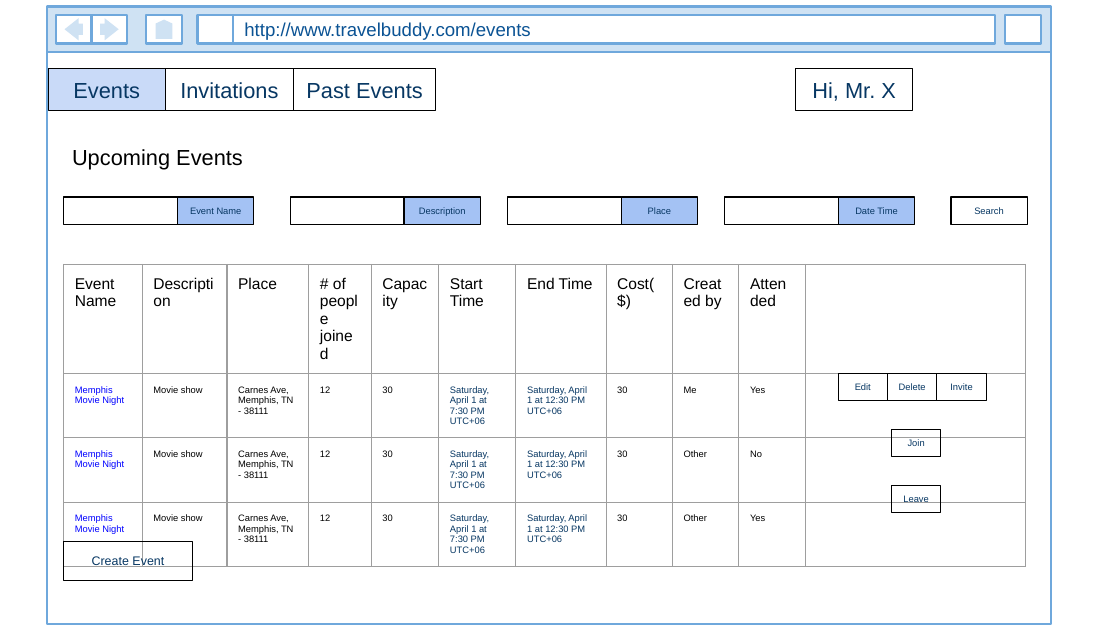
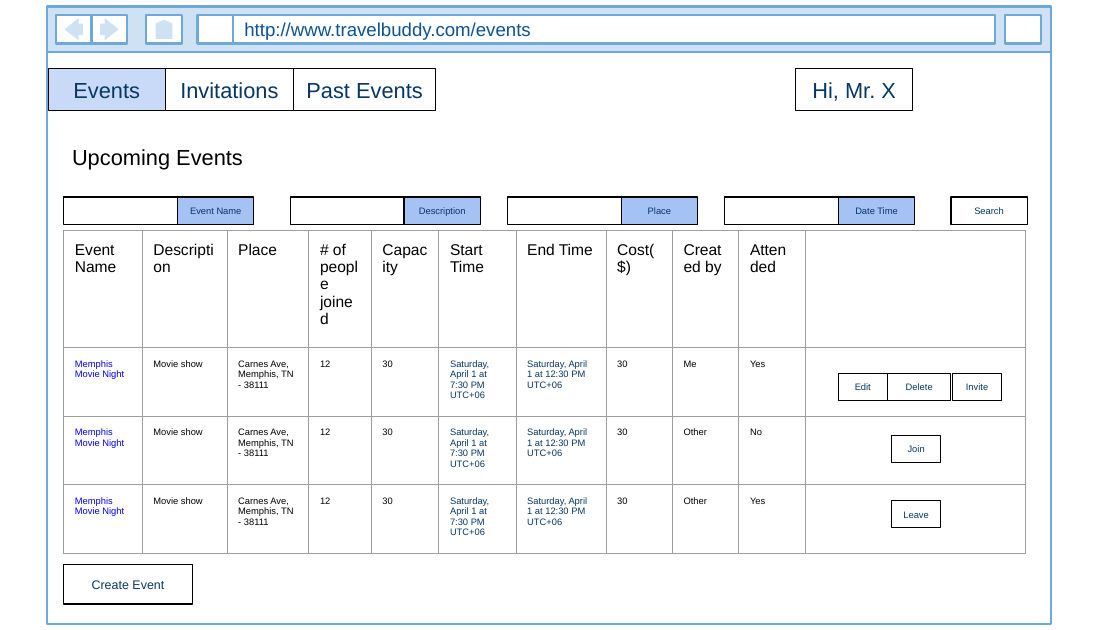
Before and after one commit to kauser-cse-buet/TravelWithBuddy, a slide deck: slide 4 of misc/user_interface_designs.pptx (slide 8 before the commit). Drawn at 1120x630 pixels with LibreOffice and Linux fonts; fonts in the diff are those of the drawing. Boxes give left, top, right and bottom in pixels: in the first picture for what was removed or moved away, otherwise in the second. Text is boxed around its words. In the diff, an @@ line names an element or a change of style, - is before the commit and + after.

```diff
--- a/misc/user_interface_designs.pptx
+++ b/misc/user_interface_designs.pptx
@@ table: place and size @@
-table at (64, 264, 1025, 630)
+table at (64, 230, 1025, 553)
@@ rectangle "Delete": place and size @@
-rectangle "Delete" at (887, 373, 936, 400)
+rectangle "Delete" at (887, 373, 951, 400)
@@ rectangle "Invite": place and size @@
-rectangle "Invite" at (936, 373, 986, 400)
+rectangle "Invite" at (952, 373, 1001, 400)
@@ rectangle "Join": place and size @@
-rectangle "Join" at (892, 429, 941, 456)
+rectangle "Join" at (892, 436, 941, 463)
@@ rectangle "Leave": place and size @@
-rectangle "Leave" at (892, 485, 941, 512)
+rectangle "Leave" at (892, 501, 941, 528)
@@ rectangle "Create Event": place and size @@
-rectangle "Create Event" at (64, 541, 193, 580)
+rectangle "Create Event" at (64, 564, 193, 604)
```
Also in this commit, not shown: 3 other slides changed, 2 slides added, 7 slides removed, 5 other files.
